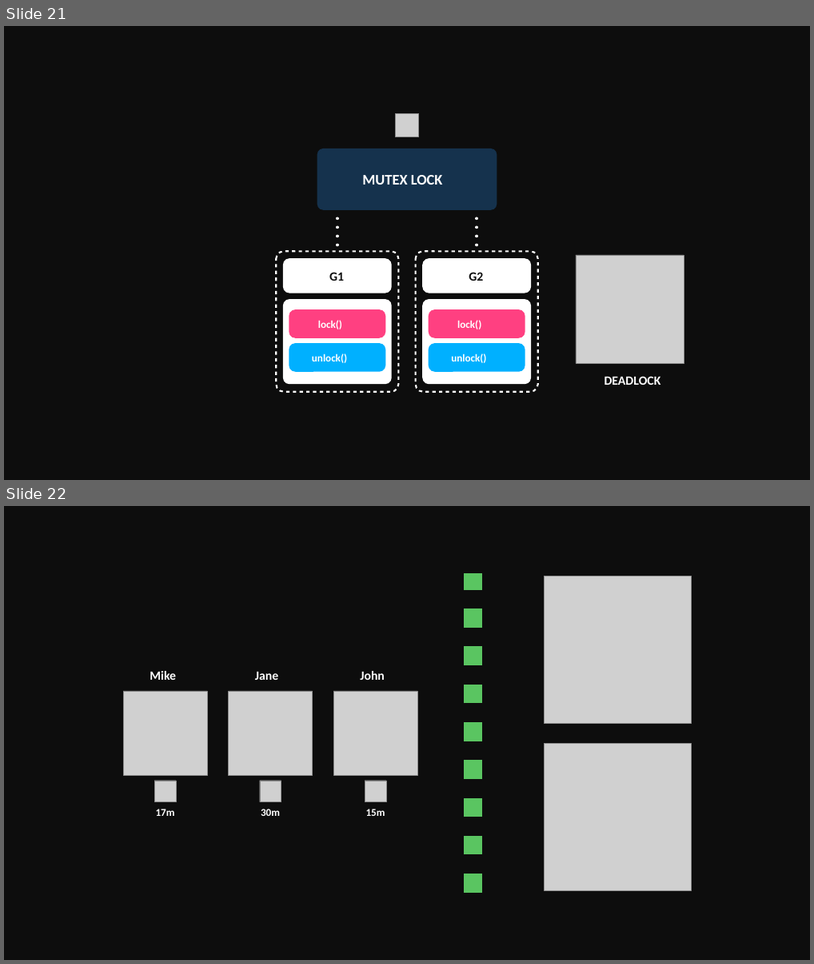
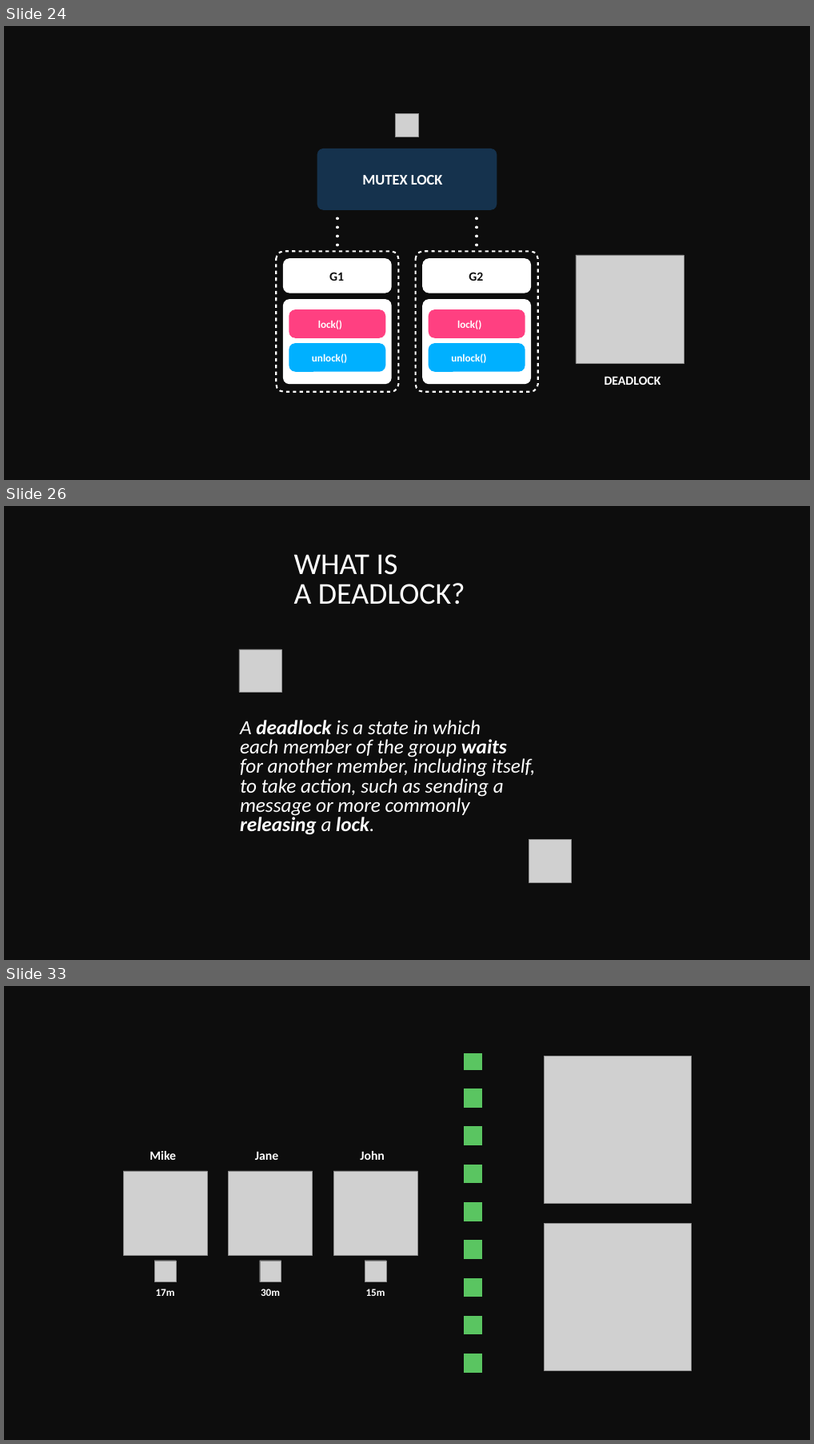
Before and after one commit to golang-basics/concurrency, a slide deck: presentations/7_mutexes/Mutexes.pptx. Shown one above the other, each under a label of ours: slides 21 and 22 before the commit, slides 24, 26 and 33 after it; the slides between them are not shown. The pictures are 814x964 and 814x1444 pixels, drawn with LibreOffice and Linux fonts; fonts in the diff are those of the drawing; grey boxes stand for pictures. Boxes give left, top, right and bottom in pixels: in the first picture for what was removed or moved away, otherwise in the second. Text is boxed around its words. In the diff, an @@ line names an element or a change of style, - is before the commit and + after.

```diff
--- a/presentations/7_mutexes/Mutexes.pptx
+++ b/presentations/7_mutexes/Mutexes.pptx
@@ slide 26 added at <box>4,506,810,960</box>, background #0D0D0D @@
@@ text added at <box>294,554,466,604</box>, 72 pt, text #FFFFFF @@
+WHAT IS
+A DEADLOCK?
@@ picture added at <box>239,649,282,692</box> @@
@@ text added at <box>240,720,536,835</box>, 48 pt, text #FFFFFF, italic @@
+A deadlock is a state in which
+each member of the group waits
+for another member, including itself,
+to take action, such as sending a
+message or more commonly
+releasing a lock.
@@ picture added at <box>529,840,571,882</box> @@
@@ what was slide 21 is now slide 24 @@
@@ what was slide 22 is now slide 33 @@
```
Also in this commit, not shown: 10 slides changed, 40 other slides added, 1 other file.
